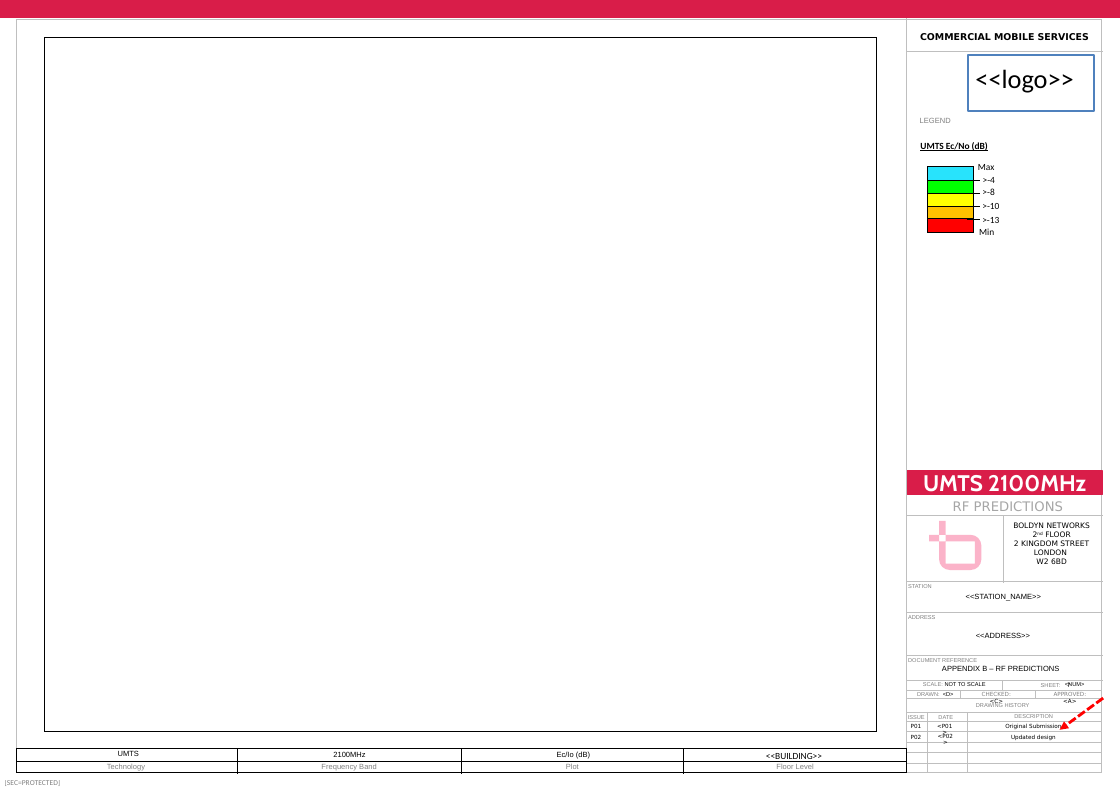
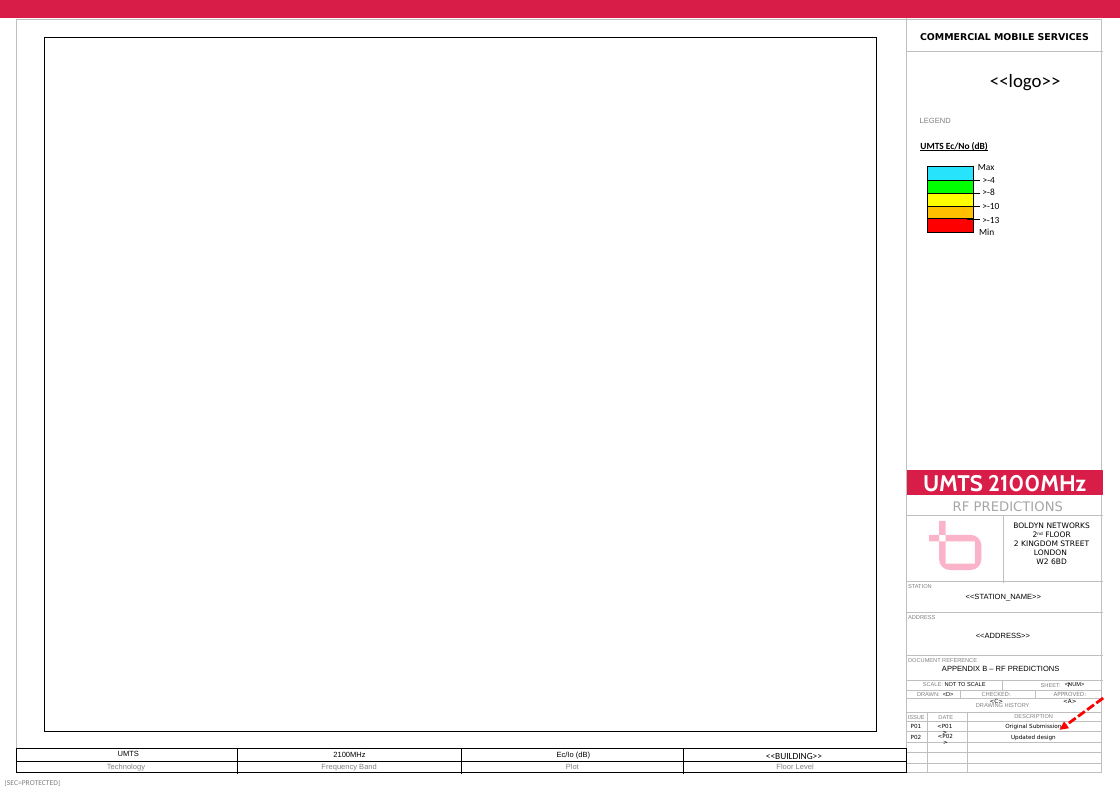
Before and after one commit to isaguven05/Appendix_A_Generator, a slide deck: slide 7 of templateB.pptx. Drawn at 1120x792 pixels with LibreOffice and Linux fonts; fonts in the diff are those of the drawing; background and template pictures are left out. Boxes give left, top, right and bottom in pixels: in the first picture for what was removed or moved away, otherwise in the second. Text is boxed around its words. In the diff, an @@ line names an element or a change of style, - is before the commit and + after.

```diff
--- a/templateB.pptx
+++ b/templateB.pptx
@@ rectangle removed at [968, 55, 1094, 111] @@
@@ text removed at [975, 69, 1073, 93] @@
-<<logo>>
@@ text at [990, 74, 1060, 91]: text changed; size 28 to 20 pt; text colour #FF0000 to #000000 @@
-OP LOGO
+<<logo>>
```
Also in this commit, not shown: 16 other slides changed, 2 other files.
